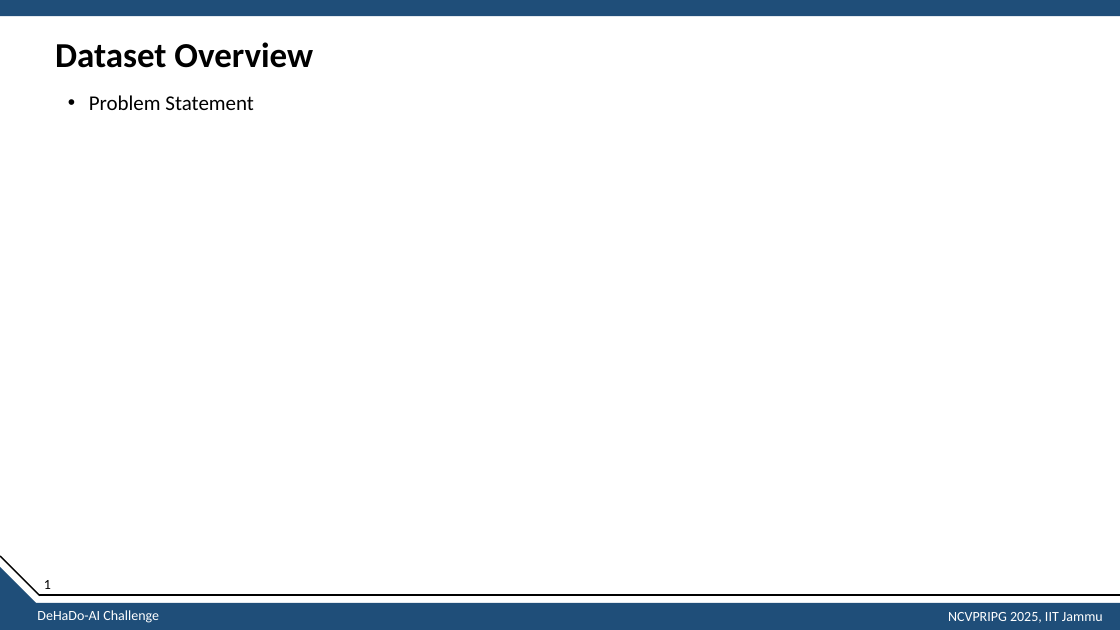
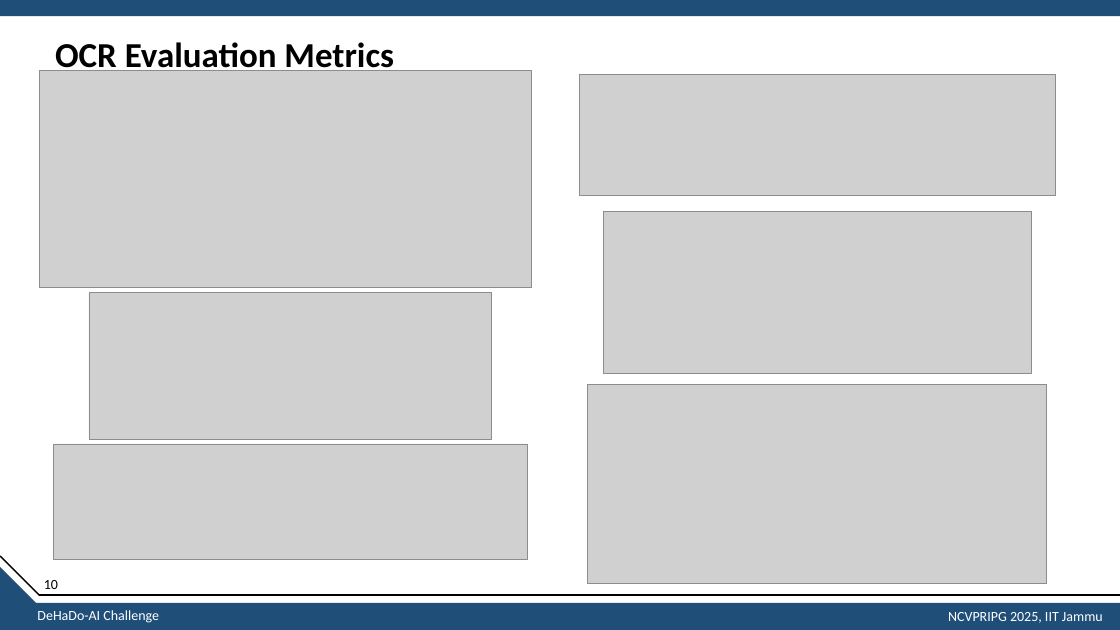
Before and after one commit to sathishkumartheta/tokenwise-dehado-ai, a slide deck: slide 11 of submission/Presentation.pptx (slide 6 before the commit). Drawn at 1120x630 pixels with LibreOffice and Linux fonts; fonts in the diff are those of the drawing; grey boxes stand for pictures. Boxes give left, top, right and bottom in pixels: in the first picture for what was removed or moved away, otherwise in the second. Text is boxed around its words. In the diff, an @@ line names an element or a change of style, - is before the commit and + after.

```diff
--- a/submission/Presentation.pptx
+++ b/submission/Presentation.pptx
@@ title at <box>55,42,394,77</box>: text changed @@
-Dataset Overview
+OCR Evaluation Metrics
@@ picture added at <box>39,71,532,287</box> @@
@@ picture added at <box>580,74,1056,196</box> @@
@@ text removed at <box>89,95,254,110</box> @@
-• Problem Statement
@@ picture added at <box>603,212,1031,374</box> @@
@@ picture added at <box>89,292,492,439</box> @@
@@ picture added at <box>588,385,1047,583</box> @@
@@ picture added at <box>53,444,528,560</box> @@
@@ text at <box>44,580,58,589</box>: text changed @@
-1
+10
```
Also in this commit, not shown: 16 other slides changed, 1 slide added, 2 slides removed, 2 other files.
